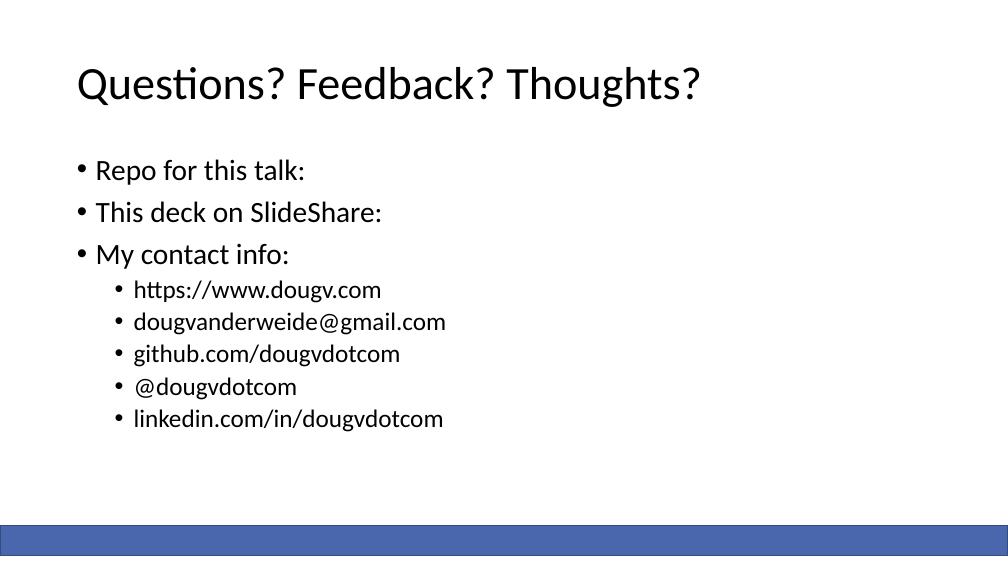
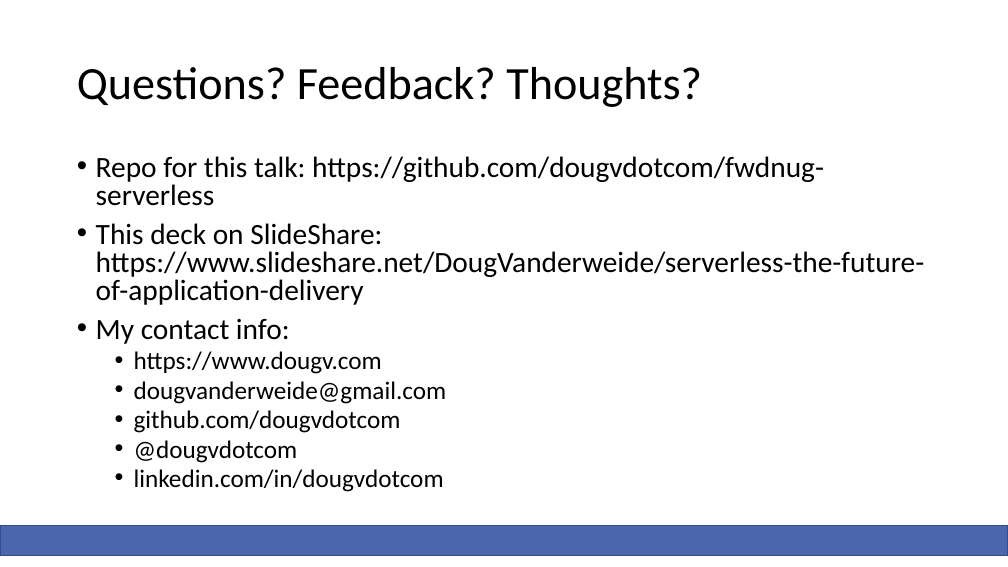
Before and after one commit to dougvdotcom/fwdnug-serverless, a slide deck: slide 18 of AzureServerless.pptx. Drawn at 1008x567 pixels with LibreOffice and Linux fonts; fonts in the diff are those of the drawing. Boxes give left, top, right and bottom in pixels: in the first picture for what was removed or moved away, otherwise in the second. Text is boxed around its words. In the diff, an @@ line names an element or a change of style, - is before the commit and + after.

Commit message:
Update slide deck

```diff
--- a/AzureServerless.pptx
+++ b/AzureServerless.pptx
@@ text at (96,156,925,305): text changed @@
-• Repo for this talk:
-• This deck on SlideShare:
+• Repo for this talk: https://github.com/dougvdotcom/fwdnug-serverless
+• This deck on SlideShare: https://www.slideshare.net/DougVanderweide/serverless-the-future-of-application-delivery
@@ text at (96,319,447,492): line spacing 0.9 to 0.8 @@
```
